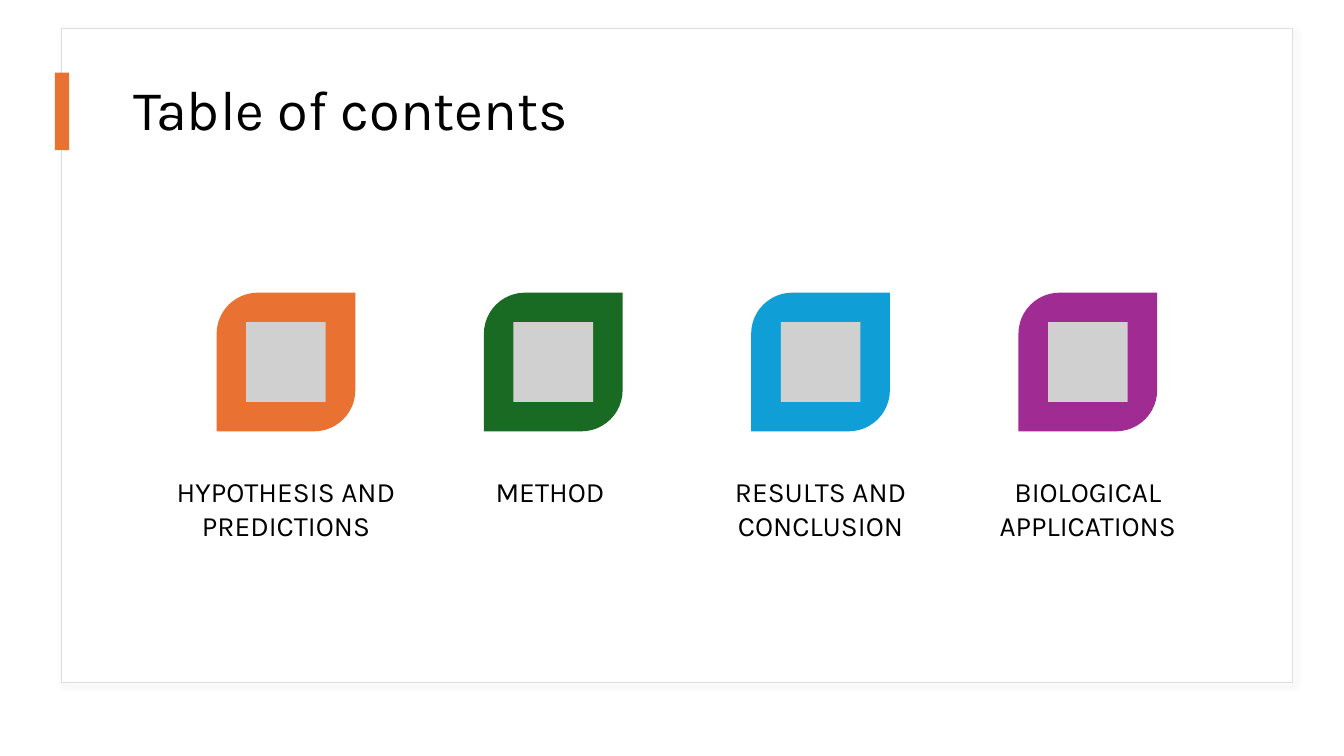
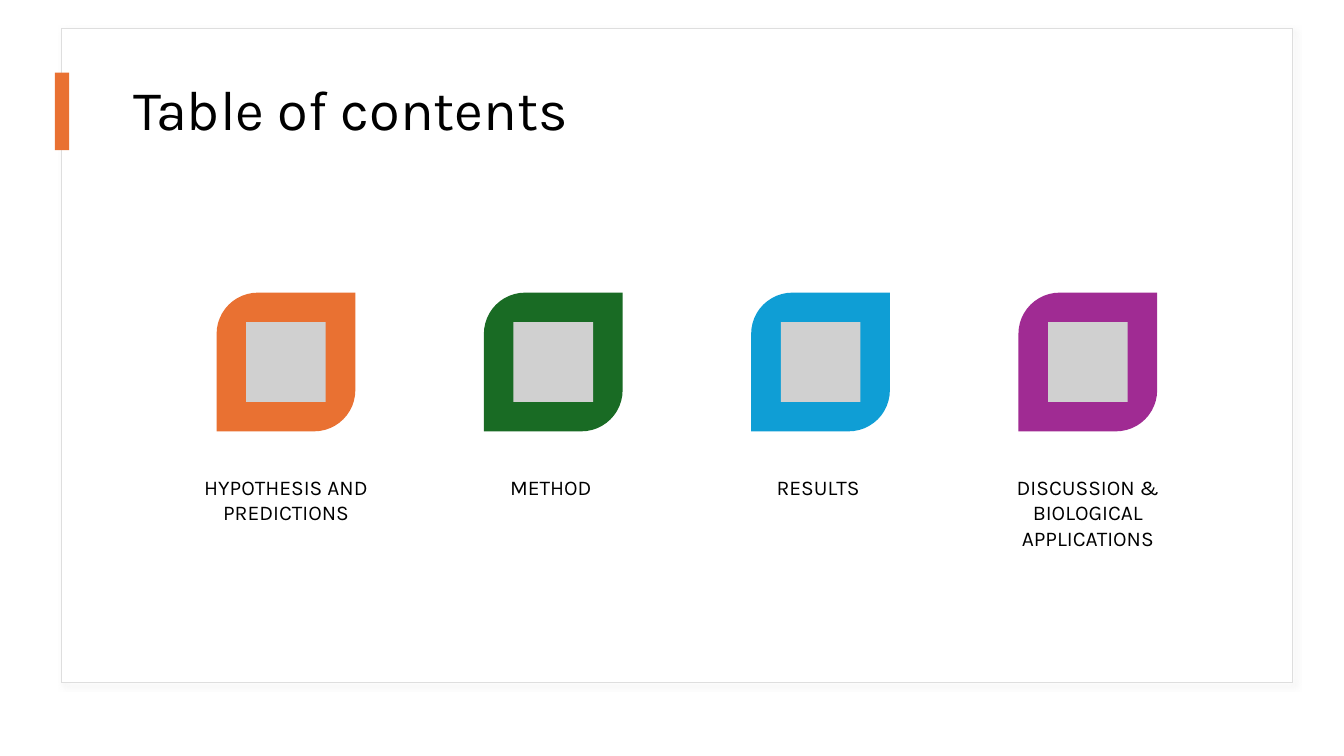
Before and after one commit to Julia-Eggenschwiler/THEEproject_Jaelle_Julia, a slide deck: slide 2 of THEE_presentation.pptx. Drawn at 1344x756 pixels with LibreOffice and Linux fonts; fonts in the diff are those of the drawing; grey boxes stand for pictures. Boxes give left, top, right and bottom in pixels: in the first picture for what was removed or moved away, otherwise in the second. Text is boxed around its words. In the diff, an @@ line names an element or a change of style, - is before the commit and + after.

```diff
--- a/THEE_presentation.pptx
+++ b/THEE_presentation.pptx
@@ text "HYPOTHESIS AND PREDICTIONS" at [204, 481, 367, 521]: size 20 to 15 pt; less space between paragraphs @@
@@ text "METHOD" at [510, 481, 591, 496]: size 20 to 15 pt; less space between paragraphs @@
@@ text at [777, 481, 860, 496]: text changed; size 20 to 15 pt @@
-RESULTS AND CONCLUSION
+RESULTS
@@ text at [1017, 481, 1154, 547]: text changed; size 20 to 15 pt @@
-BIOLOGICAL APPLICATIONS
+DISCUSSION & BIOLOGICAL APPLICATIONS
```
Also in this commit, not shown: 1 other file.
